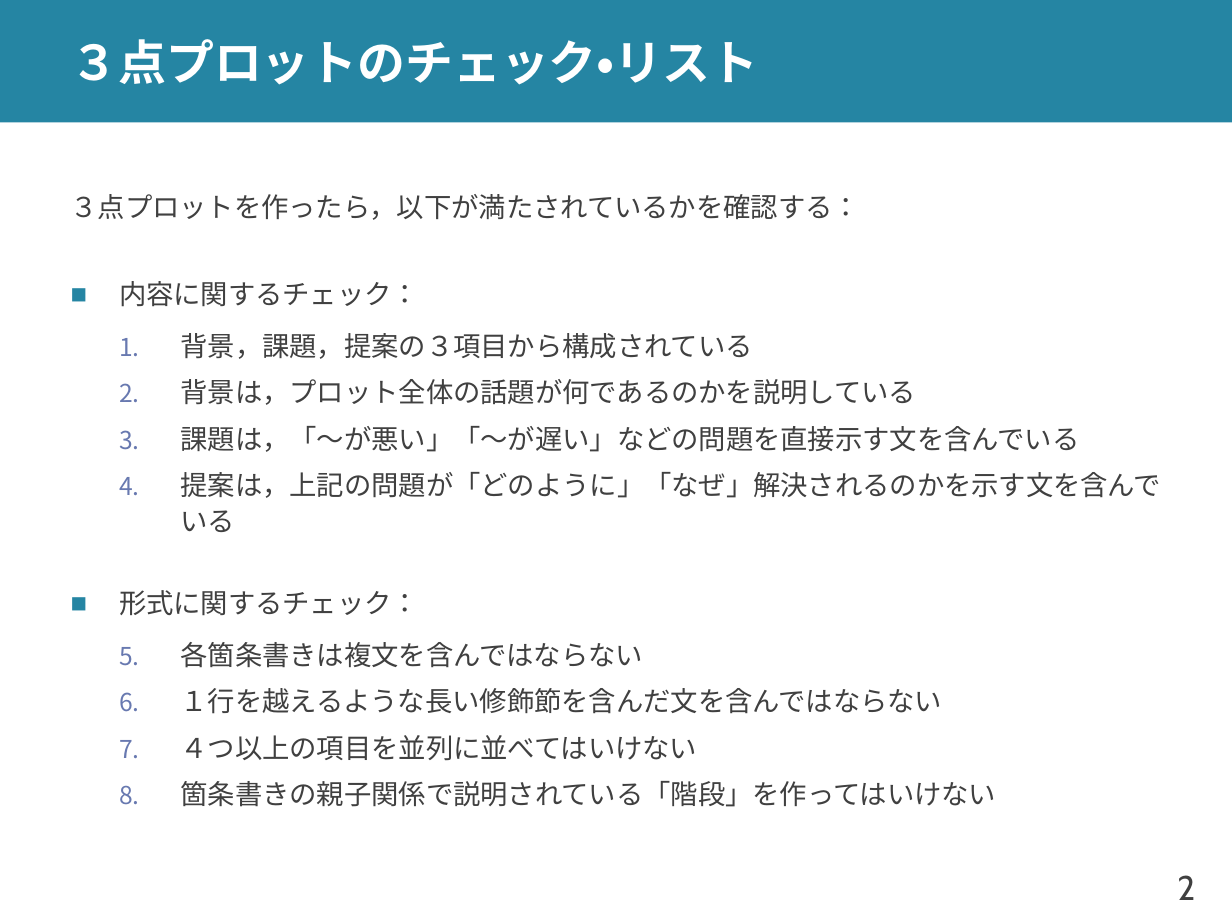
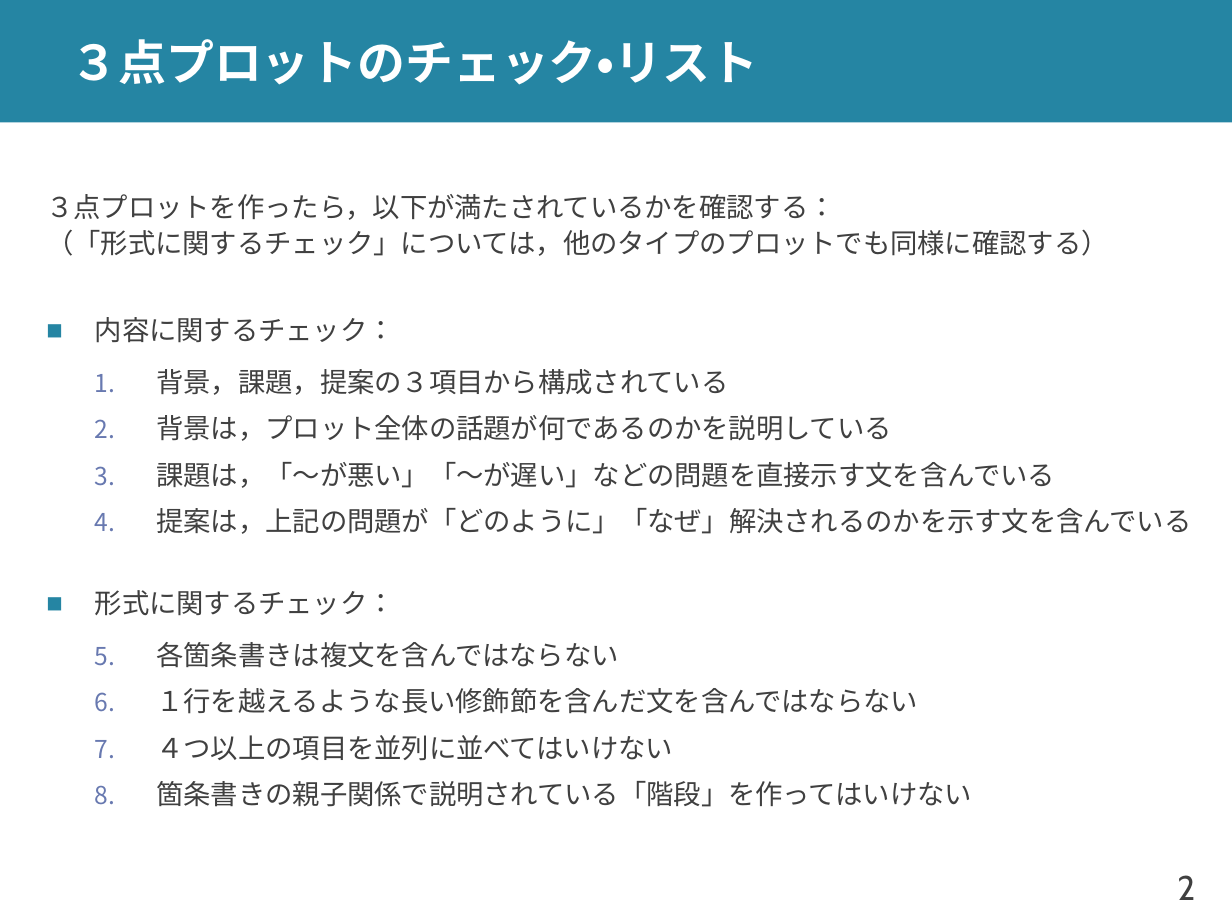
Before and after one commit to shioya-lab/how-to, a slide deck: slide 2 of plot.pptx. Drawn at 1232x924 pixels with LibreOffice and Linux fonts; fonts in the diff are those of the drawing. Boxes give left, top, right and bottom in pixels: in the first picture for what was removed or moved away, otherwise in the second. Text is boxed around its words. In the diff, an @@ line names an element or a change of style, - is before the commit and + after.

```diff
--- a/plot.pptx
+++ b/plot.pptx
@@ text "３点プロットを作ったら，以下が満たされているかを確認する： （「形式に関するチェック」については，他のタイプのプロットで ...": place and size @@
-text "３点プロットを作ったら，以下が満たされているかを確認する： （「形式に関するチェック」については，他のタイプのプロットで ..." at <box>71,194,1162,807</box>
+text "３点プロットを作ったら，以下が満たされているかを確認する： （「形式に関するチェック」については，他のタイプのプロットで ..." at <box>46,194,1191,807</box>
@@ text at <box>46,194,1108,256</box>: text changed @@
-３点プロットを作ったら，以下が満たされているかを確認する：
+３点プロットを作ったら，以下が満たされているかを確認する：
+（「形式に関するチェック」については，他のタイプのプロットでも同様に確認する）
```
Also in this commit, not shown: 2 other slides changed, 1 slide added, 1 other file.
